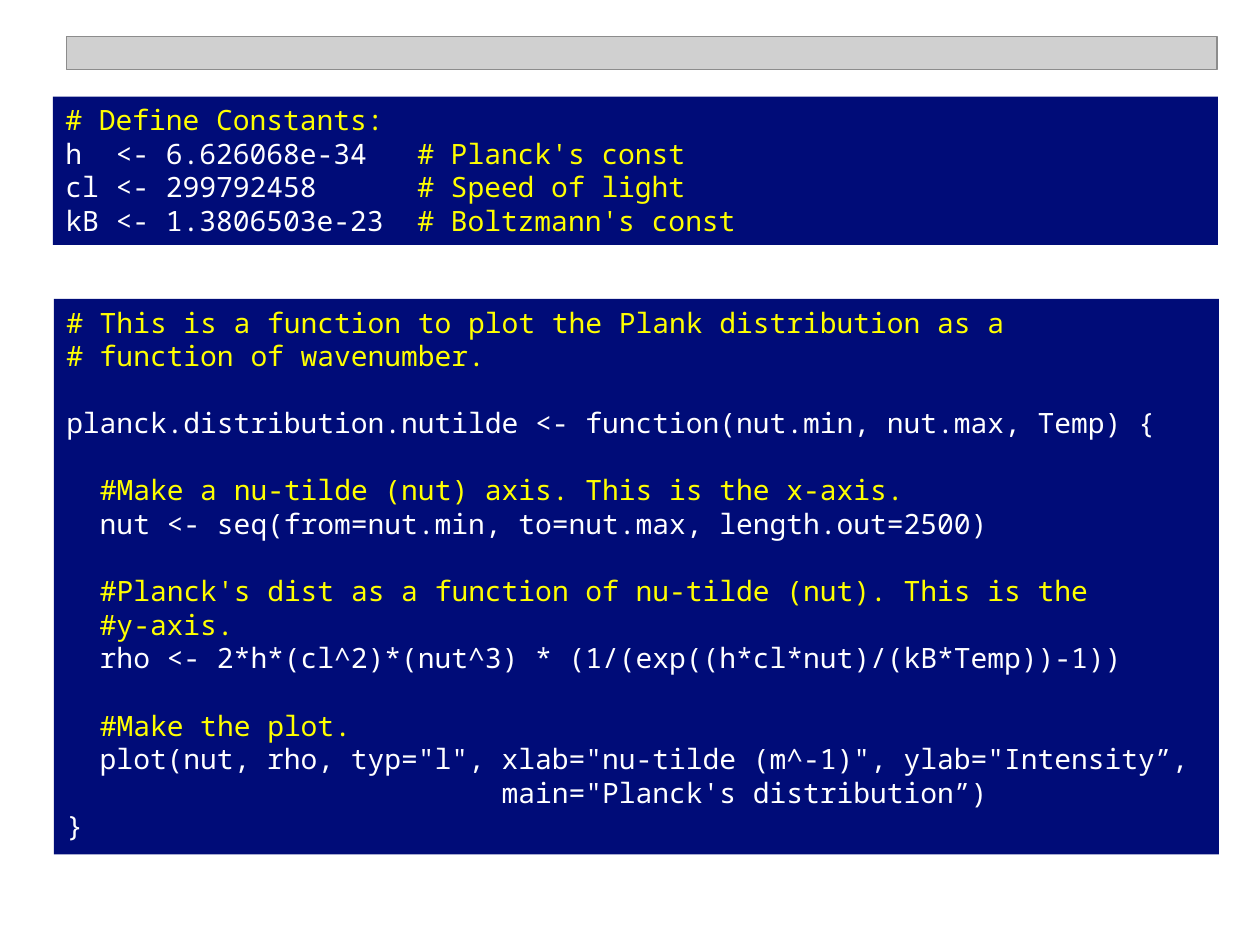
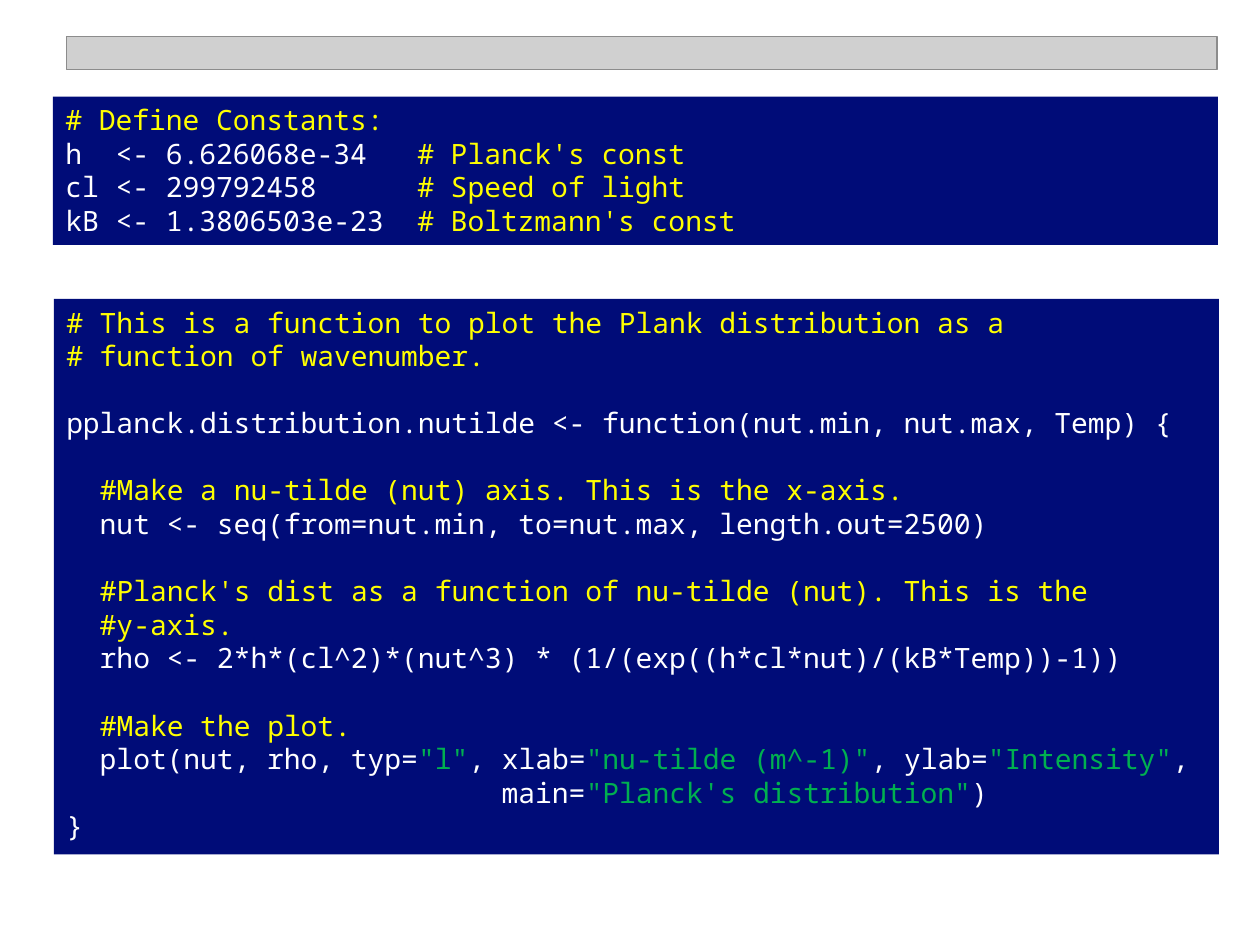
Before and after one commit to npetraco/CHE302, a slide deck: slide 4 of Laboratories/Lab1/A_Little_R_Programming.pptx. Drawn at 1260x945 pixels with LibreOffice and Linux fonts; fonts in the diff are those of the drawing; grey boxes stand for pictures. Boxes give left, top, right and bottom in pixels: in the first picture for what was removed or moved away, otherwise in the second. Text is boxed around its words. In the diff, an @@ line names an element or a change of style, - is before the commit and + after.

Commit message:
update

```diff
--- a/Laboratories/Lab1/A_Little_R_Programming.pptx
+++ b/Laboratories/Lab1/A_Little_R_Programming.pptx
@@ text in rectangle at <box>66,411,1138,440</box>: text changed @@
-planck.distribution.nutilde <- function(nut.min, nut.max, Temp) {
+pplanck.distribution.nutilde <- function(nut.min, nut.max, Temp) {
@@ text in rectangle at <box>100,747,1189,808</box>: text changed; text colour #FFFFFF to #00B050 @@
-plot(nut, rho, typ="l", xlab="nu-tilde (m^-1)", ylab="Intensity”,
-main="Planck's distribution”)
+plot(nut, rho, typ="l", xlab="nu-tilde (m^-1)", ylab="Intensity",
+main="Planck's distribution")
```
Also in this commit, not shown: 1 other slide changed.
